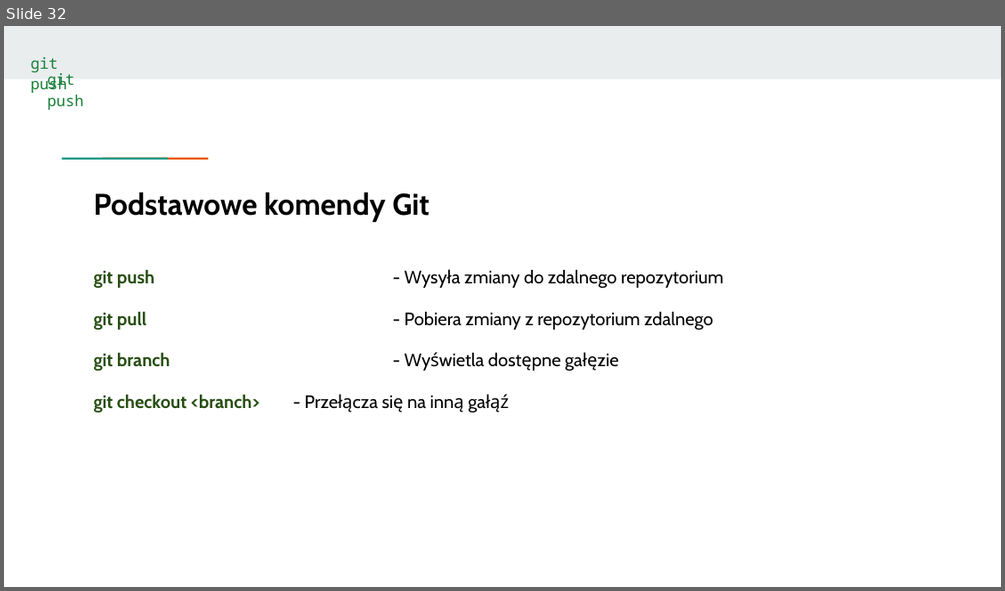
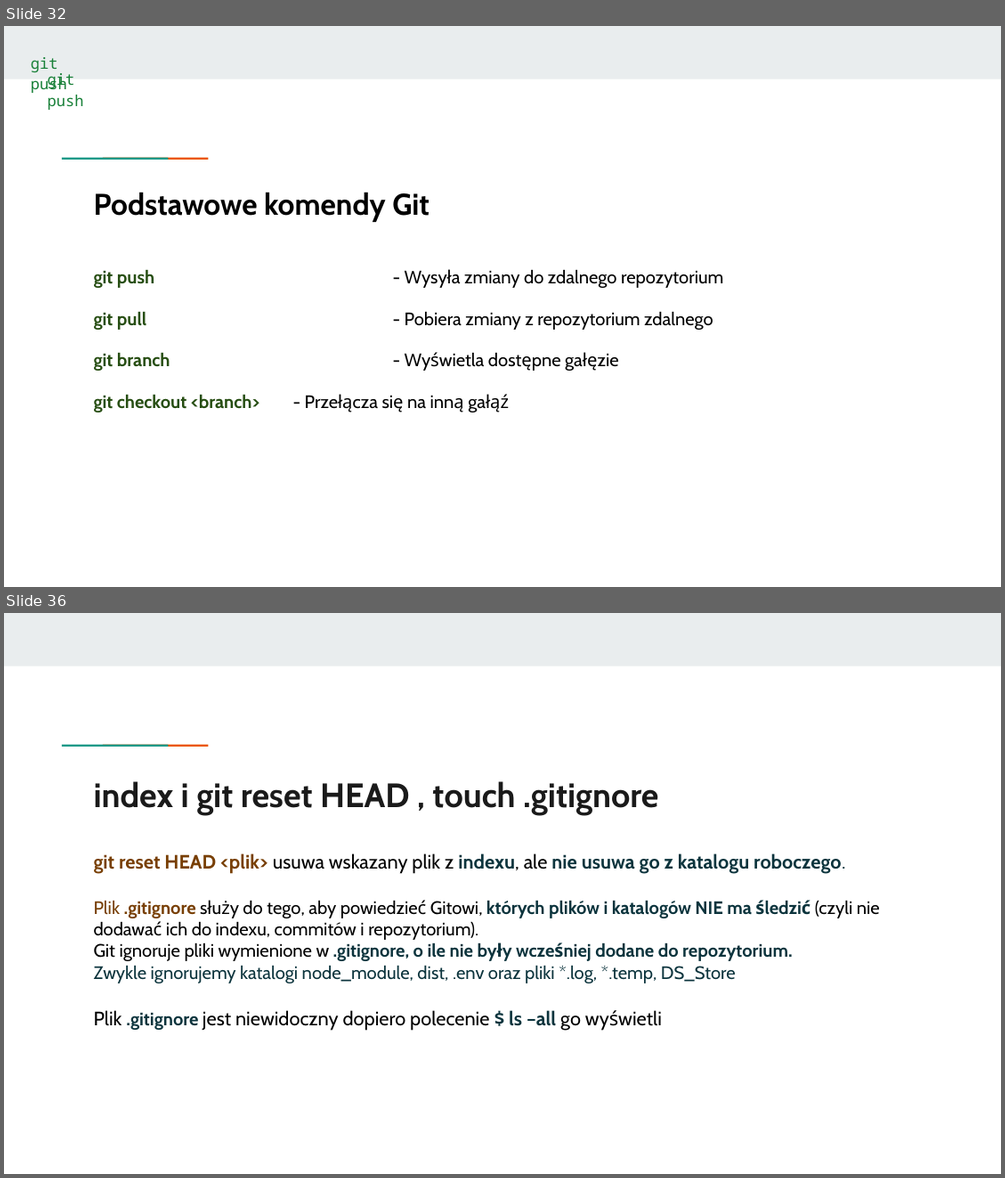
Before and after one commit to KasiaKasia/PRZEDMIOTY, a slide deck: ZASTOSOWANIE_INFORMATYKI/1A-gr_2/Zastosowanie informatyki - 1A gr. 2-plik2.pptx. Shown one above the other, each under a label of ours: slide 32 before the commit, slides 32 and 36 after it; the slides between them are not shown. The pictures are 1005x591 and 1005x1178 pixels, drawn with LibreOffice and Linux fonts; fonts in the diff are those of the drawing. Boxes give left, top, right and bottom in pixels: in the first picture for what was removed or moved away, otherwise in the second. Text is boxed around its words. In the diff, an @@ line names an element or a change of style, - is before the commit and + after.

```diff
--- a/ZASTOSOWANIE_INFORMATYKI/1A-gr_2/Zastosowanie informatyki - 1A gr. 2-plik2.pptx
+++ b/ZASTOSOWANIE_INFORMATYKI/1A-gr_2/Zastosowanie informatyki - 1A gr. 2-plik2.pptx
@@ slide 36 added at [4,613,1001,1174], background #FFFFFF; not listed: 3 template elements that a slide beside it also shows @@
@@ title added at [94,781,658,815], 24.4 pt, text #1A1A1A, bold @@
+index i git reset HEAD , touch .gitignore
@@ text added at [94,853,880,1030], 13 pt, text #0C343D @@
+git reset HEAD <plik> usuwa wskazany plik z indexu, ale nie usuwa go z katalogu roboczego.
+Plik .gitignore służy do tego, aby powiedzieć Gitowi, których plików i katalogów NIE ma śledzić (czyli nie dodawać ich do indexu, commitów i repozytorium).
+Git ignoruje pliki wymienione w .gitignore, o ile nie były wcześniej dodane do repozytorium.
+Zwykle ignorujemy katalogi node_module, dist, .env oraz pliki *.log, *.temp, DS_Store
+Plik .gitignore jest niewidoczny dopiero polecenie $ ls –all go wyświetli
```
Also in this commit, not shown: 15 other slides added, 1 other file.
